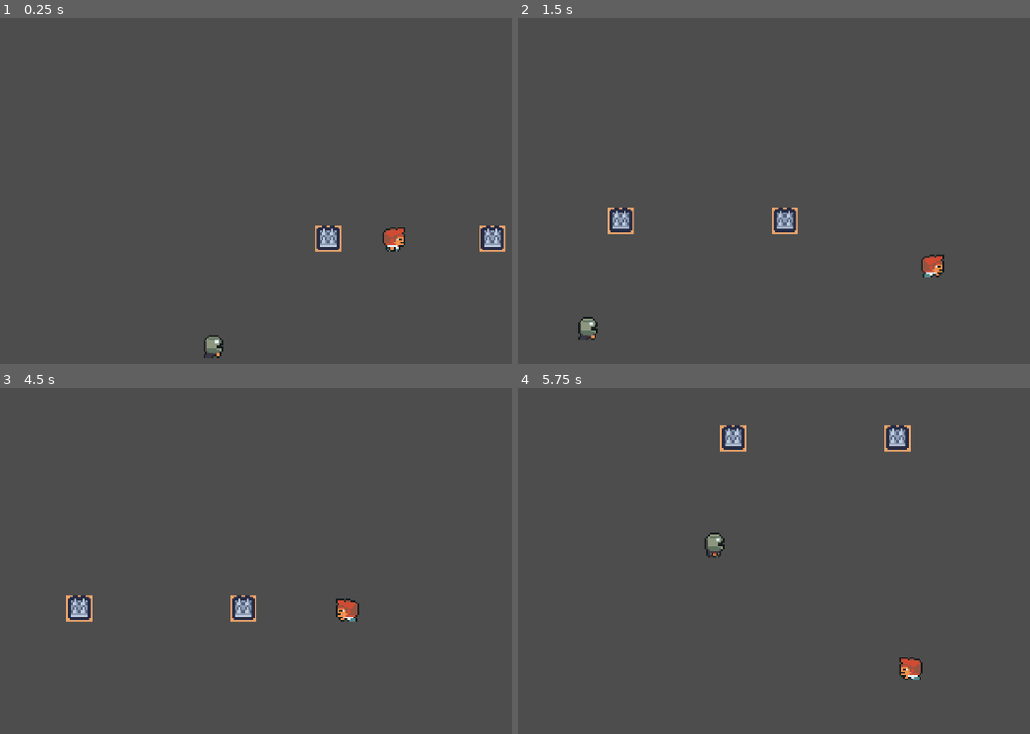
Above: before the commit, frames 1-4 (two rows, left to right).
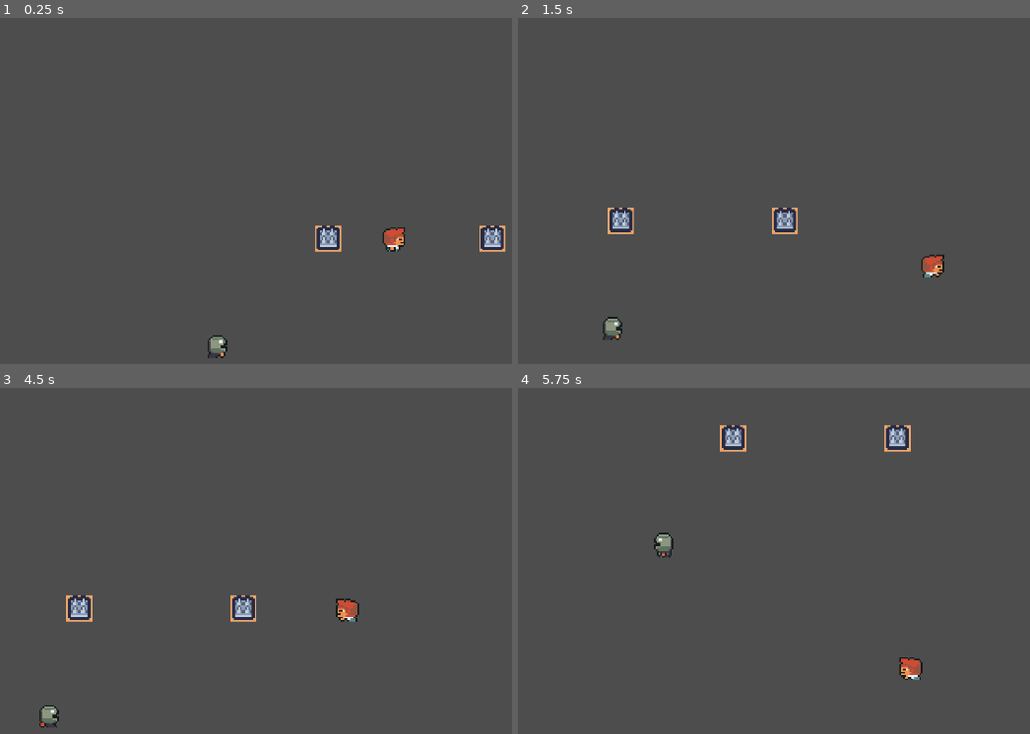
Above: after the commit, the same moments.

Repository: leowilsn/haunted-maze
Game: Godot game, scene res://scenes/test_room.tscn
Two runs of this game, one before a commit and one after it. Both use one fixed random seed, a clock stepped at 60 frames per second and the inputs below. This scene is started directly instead of the project's main scene.
Inputs:
- Up to frame 1 (0.25 s): no input
- Up to frame 2 (1.5 s): hold D (move_right) 0.53-1.28 s; hold Shift (sprint) 0.53-1.28 s; hold S (move_down) from 1.28 s (still down); tap Shift (sprint) at 1.35 s
- Up to frame 3 (4.5 s): release S (move_down) at 2.03 s; hold D (move_right) 2.03-2.78 s; hold Shift (sprint) 2.03-2.78 s; hold W (move_up) 2.78-3.53 s; tap Shift (sprint) at 2.85, 4.35 s; hold Shift (sprint) 3.53-4.28 s; hold A (move_left) from 3.53 s (still down)
- Up to frame 4 (5.75 s): release A (move_left) at 5.03 s; hold S (move_down) from 5.03 s (still down); hold Shift (sprint) from 5.03 s (still down)

The runs differ from the first frame. In frame 1, 0.2% of the frame differs, in the area x 39-45%, y 91-99%; in frame 2, 0.4%; in frame 3, 0.2%; in frame 4, 0.4%, in the area x 26-41%, y 41-49%.

Commit message:
Make the NPC walk a bit faster

Diff:
--- a/scripts/npc.gd
+++ b/scripts/npc.gd
@@ -1,6 +1,6 @@
 extends Node2D
 
-var speed: float = 40.0
+var speed: float = 50.0
 var direction: float = 1.0   # 1 = right, -1 = left
 var start_x: float
 
